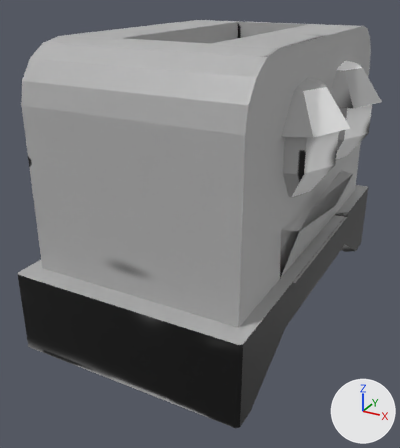
A saved change to the FBX model Assets/toaster.fbx.
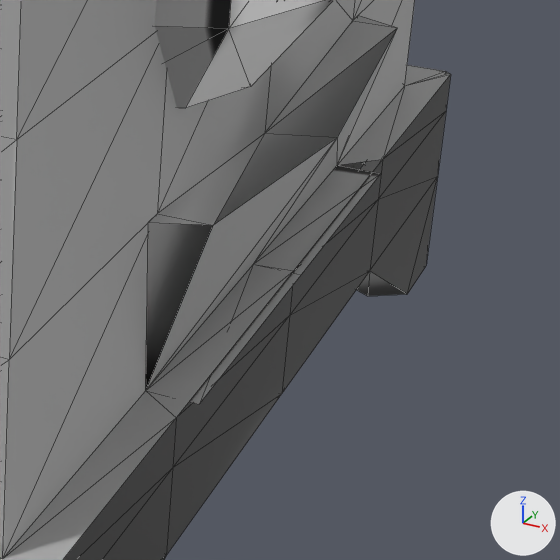
Old and new are each drawn whole from a 50 mm lens placed at (0.493, -1.0, 0.287), pointed at (-0.025, -0.058, -0.184) and again close up on the part from 59% to 100% of the width and 37% to 73% of the height. The lights are fixed; the arrows at lower right show +X, +Y and +Z. The close-ups show mesh edges as thin lines. Where no turn or scale is listed for an object, it has been applied to the vertices. Vertices at the same position are counted once.

The older version as bpy lines, for what is in view:
```python
me_mesh = bpy.data.meshes.new('Mesh')
me_mesh.from_pydata(...)  # 360 vertices, 716 faces; spans x -0.224..0.28, y -0.387..0.435, z -0.356..0.2
me_mesh.materials.append(mat_material_002)  # picture img_toaster_texture_png
# before: 4 (0.2, 0.0, -0.2) at pixel (253, 264), 18 (0.2, -0.173, -0.2) at pixel (145, 390), 28 (0.2, 0.173, -0.2) at pixel (337, 165), 116 (0.224, 0.194, -0.198) at pixel (382, 159), 117 (0.224, 0.0, -0.198) at pixel (293, 270)
# before: 354 (0.229, 0.173, -0.2) at pixel (380, 173), 355 (0.229, 0.0, -0.2) at pixel (301, 274), 357 (0.229, -0.173, -0.2) at pixel (199, 404)
# before: 52 (0.2, 0.0, -0.117) at pixel (264, 133)
ob_toaster = bpy.data.objects.new('toaster', me_mesh)
ob_toaster.location = (0.0, 0.0, 0.0)
```
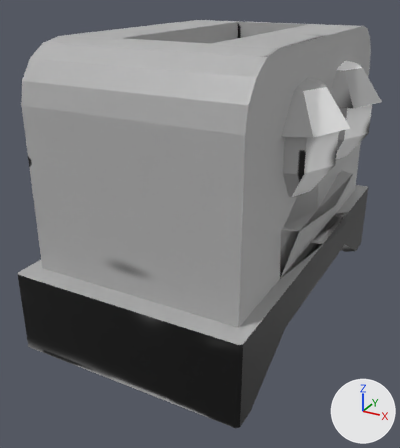
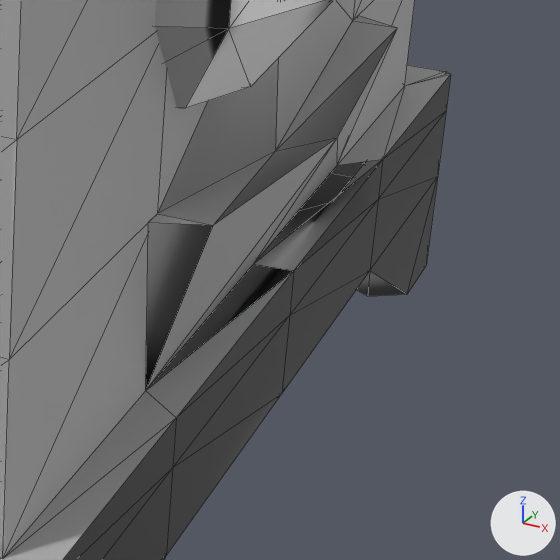
The change, as a list of edits to the scene's bpy script:
```text
Change me_mesh:
    used by ob_toaster; location = (0.0, 0.0, 0.0)
    verts and faces of me_mesh; kept vertices keep their numbers, new ones are numbered from 360
    remove me_mesh.from_pydata(...)  # 360 vertices, 716 faces; spans x -0.224..0.28, y -0.387..0.435, z -0.356..0.2
    add me_mesh.from_pydata(...)  # 357 vertices, 713 faces; spans x -0.224..0.28, y -0.387..0.435, z -0.356..0.2
    me_mesh part 1
    add delete_vertices([354, 355, 357])  # with the faces that use them
    add faces += [(4, 116, 117)]
    me_mesh part 2
    add verts[52] = (0.207, 0.002, -0.128)  # moved, pixel (275, 151)
```

Changed parts and their boxes (x1, y1, x2, y2) in the close-ups (560 x 560 px; the box of a moved part takes in the faces that stretch with it):
part 1 of me_mesh, cut back
    before: (191, 165, 381, 404)
    after: (254, 160, 382, 270)
part 2 of me_mesh, moved or reshaped
    both: (157, 0, 397, 225)
